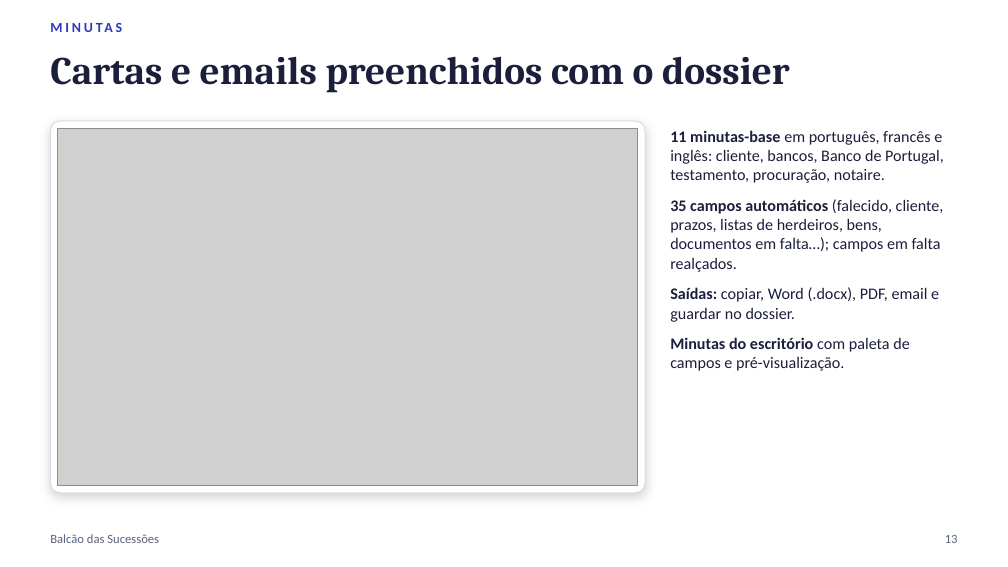
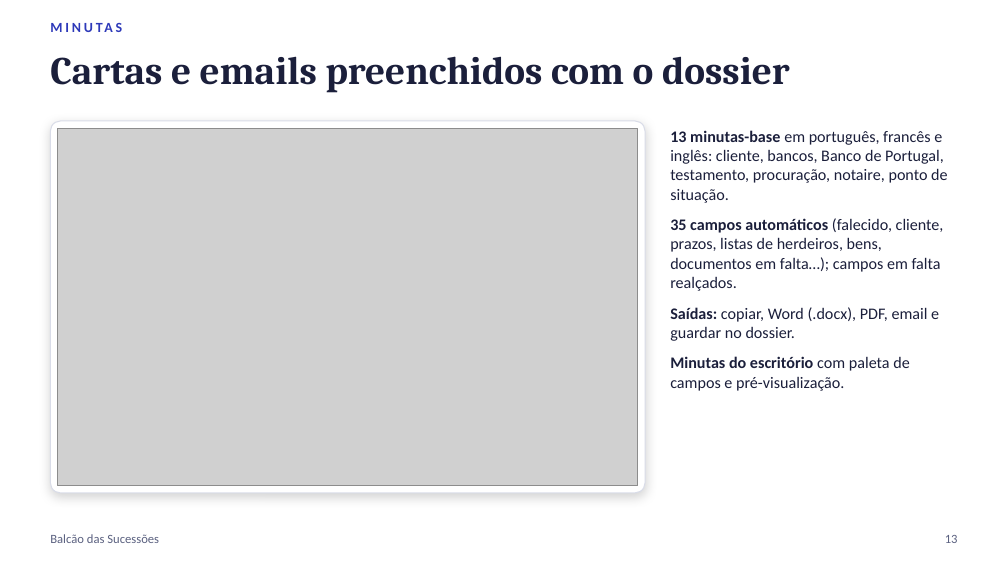
Before and after one commit to nelsonsous/balcao-sucessoes, a slide deck: slide 13 of docs/Balcao-das-Sucessoes-Apresentacao.pptx. Drawn at 1008x567 pixels with LibreOffice and Linux fonts; fonts in the diff are those of the drawing; grey boxes stand for pictures. Boxes give left, top, right and bottom in pixels: in the first picture for what was removed or moved away, otherwise in the second. Text is boxed around its words. In the diff, an @@ line names an element or a change of style, - is before the commit and + after.

```diff
--- a/docs/Balcao-das-Sucessoes-Apresentacao.pptx
+++ b/docs/Balcao-das-Sucessoes-Apresentacao.pptx
@@ text at bbox=[670, 130, 947, 203]: text changed @@
-• 11 minutas-base em português, francês e inglês: cliente, bancos, Banco de Portugal, testamento, procuração, notaire.
+• 13 minutas-base em português, francês e inglês: cliente, bancos, Banco de Portugal, testamento, procuração, notaire, ponto de situação.
```
Also in this commit, not shown: 8 other slides changed, 4 slides added, 7 other files.
